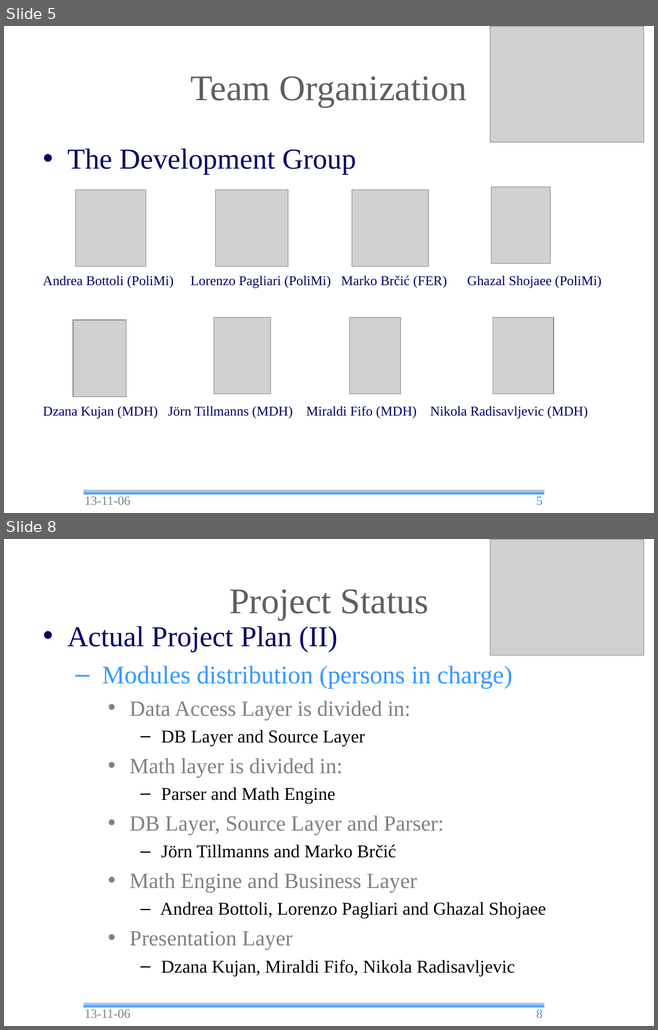
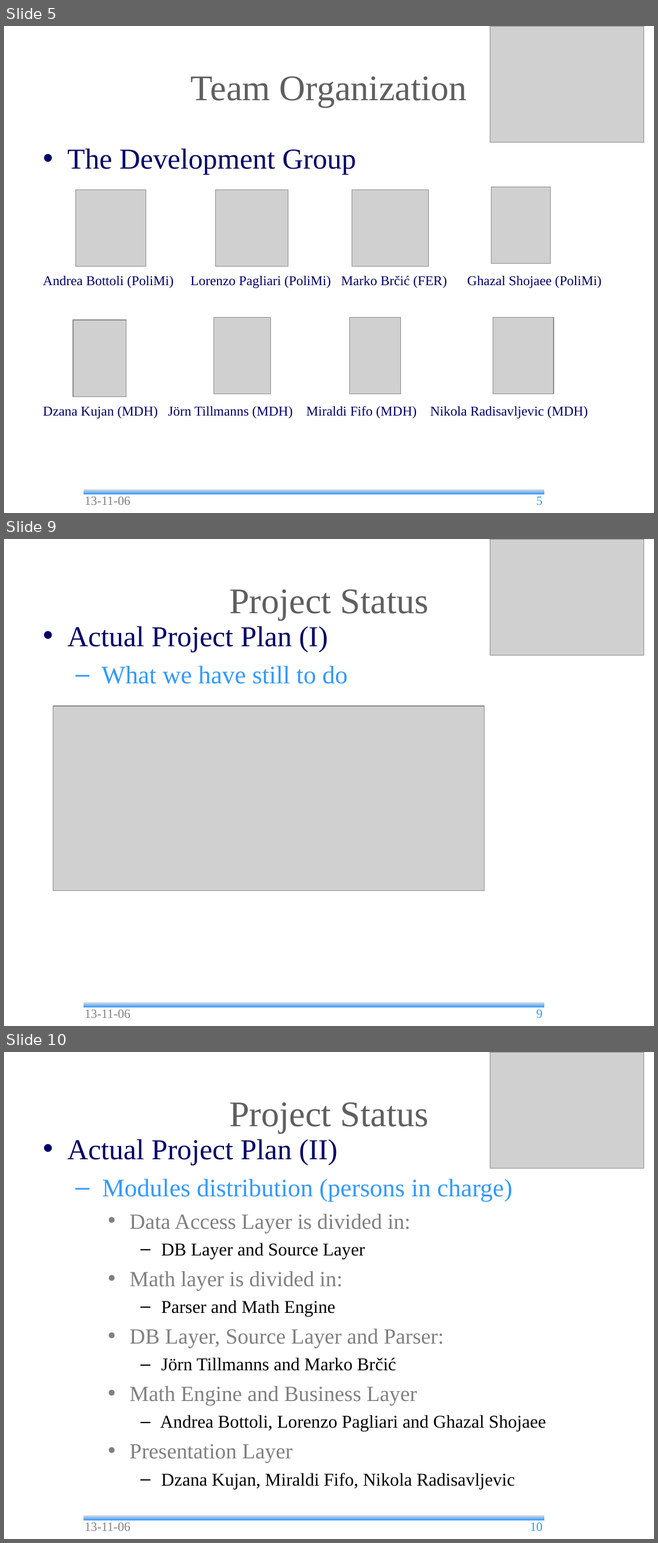
Before and after one commit to andrea-bottoli/DSD, a slide deck: Documentation/Presentation/13_45/Status_Report.odp. Shown one above the other, each under a label of ours: slides 5 and 8 before the commit, slides 5, 9 and 10 after it; the slides between them are not shown. The pictures are 658x1030 and 658x1543 pixels, drawn with LibreOffice and Linux fonts; fonts in the diff are those of the drawing; grey boxes stand for pictures; background and template pictures are left out. Boxes give left, top, right and bottom in pixels: in the first picture for what was removed or moved away, otherwise in the second. Text is boxed around its words. In the diff, an @@ line names an element or a change of style, - is before the commit and + after.

Commit message:
Status Report and Some Changes in Folders

```diff
--- a/Documentation/Presentation/13_45/Status_Report.odp
+++ b/Documentation/Presentation/13_45/Status_Report.odp
@@ slide 9 added at (x1=4, y1=539, x2=654, y2=1026), background #FFFFFF; not listed: 1 template element that a slide beside it also shows @@
@@ picture added at (x1=490, y1=539, x2=643, y2=655) @@
@@ title added at (x1=229, y1=589, x2=429, y2=620), 40 pt, text #5F5F5F @@
+Project Status
@@ text added at (x1=67, y1=626, x2=348, y2=684), 32 pt, text #000066 @@
+• Actual Project Plan (I)
+  – What we have still to do
@@ picture added at (x1=53, y1=706, x2=484, y2=890) @@
@@ text added at (x1=85, y1=1009, x2=130, y2=1018), 14 pt, text #808080 @@
+13-11-06
@@ page number added at (x1=536, y1=1009, x2=542, y2=1019), 14 pt, text #3399FF @@
+9
@@ what was slide 8 is now slide 10 @@
@@ page number at (x1=529, y1=1522, x2=542, y2=1531): text changed @@
-8
+10
```
Also in this commit, not shown: 8 slides changed, 2 other slides added, 22 other files.
